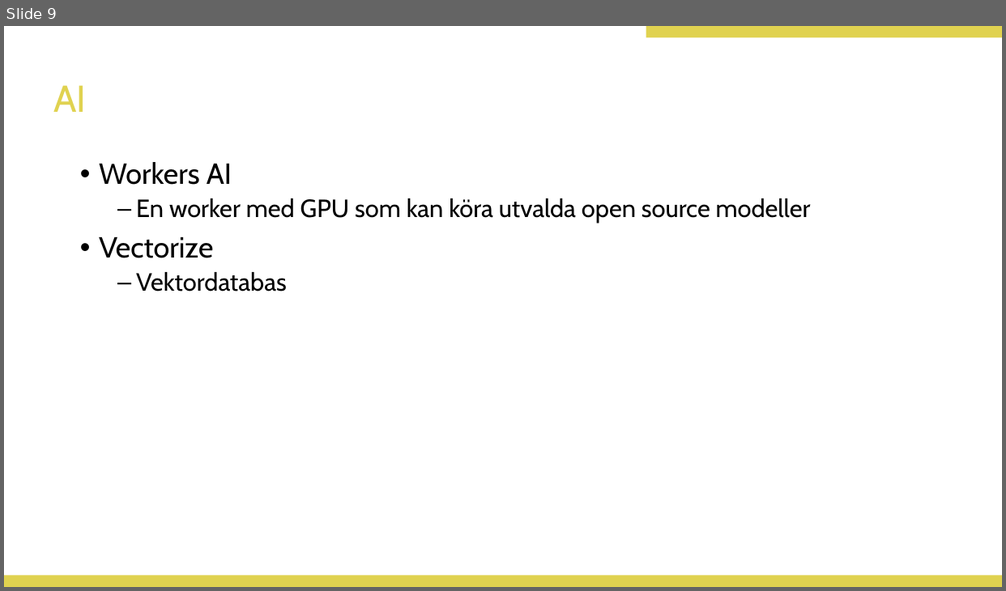
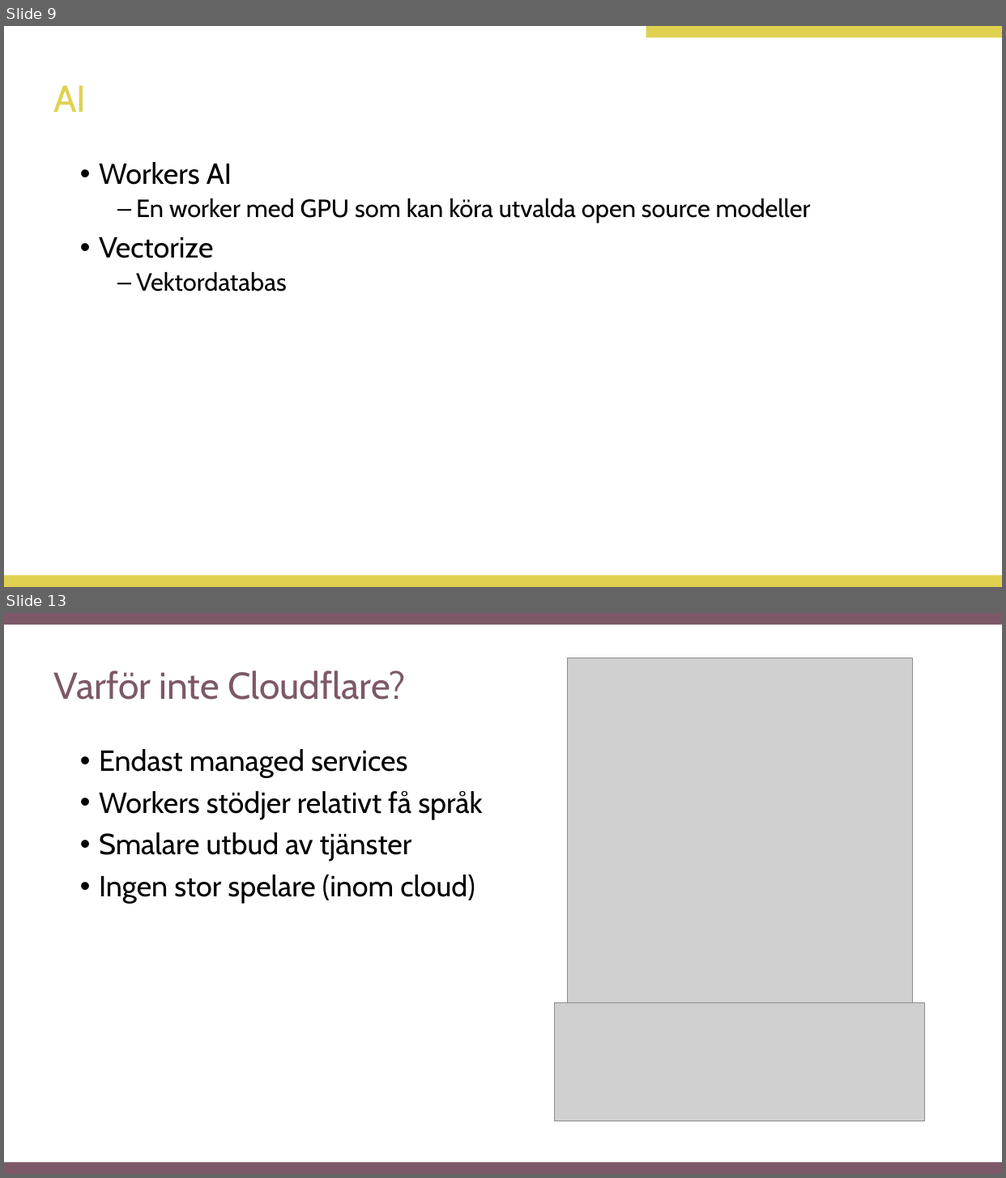
Before and after one commit to Doverstav/kitscon241, a slide deck: docs/presentation.pptx. Shown one above the other, each under a label of ours: slide 9 before the commit, slides 9 and 13 after it; the slides between them are not shown. The pictures are 1006x591 and 1006x1178 pixels, drawn with LibreOffice and Linux fonts; fonts in the diff are those of the drawing; grey boxes stand for pictures; background and template pictures are left out. Boxes give left, top, right and bottom in pixels: in the first picture for what was removed or moved away, otherwise in the second. Text is boxed around its words. In the diff, an @@ line names an element or a change of style, - is before the commit and + after.

```diff
--- a/docs/presentation.pptx
+++ b/docs/presentation.pptx
@@ slide 13 added at (4, 613, 1002, 1174), background #FFFFFF @@
@@ rectangle added at (4, 613, 1002, 625), fill #7D5868 @@
@@ picture added at (567, 658, 912, 1003) @@
@@ title added at (53, 671, 405, 700), 36 pt, text #7D5868 @@
+Varför inte Cloudflare?
@@ text added at (99, 749, 482, 904), 28 pt, text #000000 @@
+• Endast managed services
+• Workers stödjer relativt få språk
+• Smalare utbud av tjänster
+• Ingen stor spelare (inom cloud)
@@ picture added at (554, 1003, 925, 1121) @@
@@ rectangle added at (4, 1162, 1002, 1174), fill #7D5868 @@
```
Also in this commit, not shown: 5 slides changed, 8 other slides added, 7 slides removed, 1 other file.
